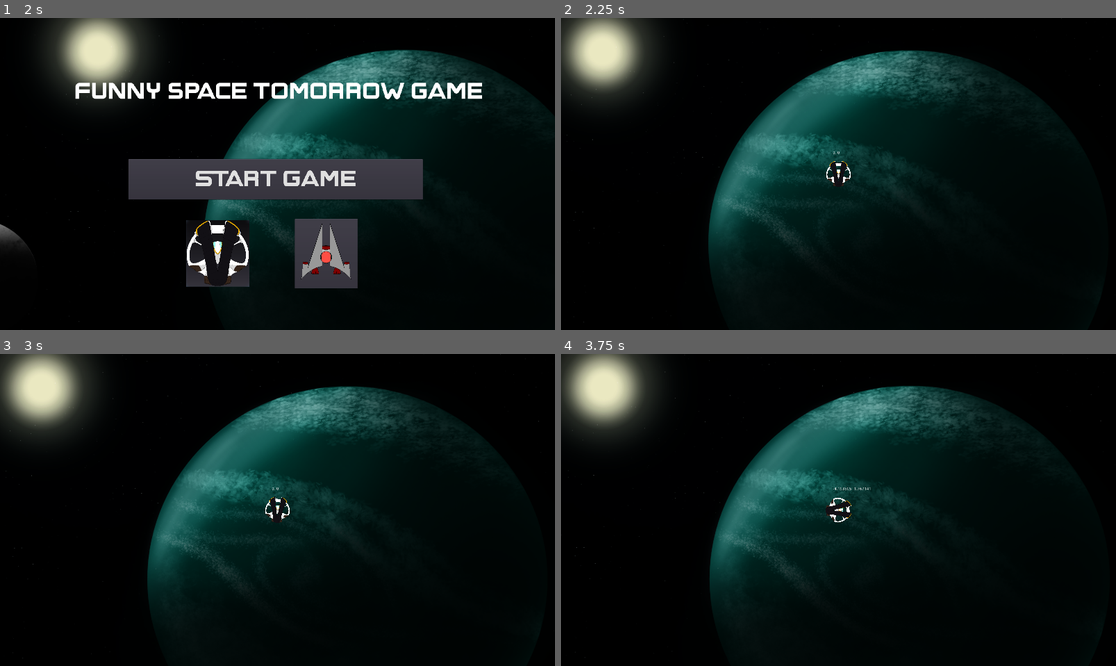
Above: before the commit, frames 1-4 (two rows, left to right).
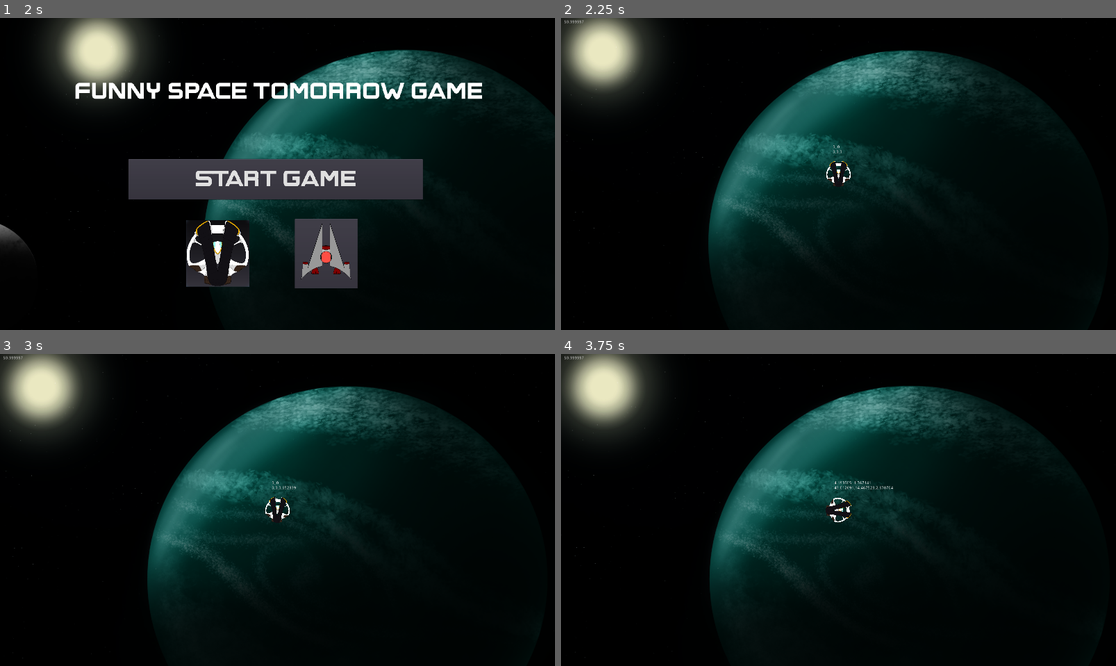
Above: after the commit, the same moments.

Repository: Muxed0/project_tomorrow
Game: Godot game, scene res://ui/main_menu/main_menu.tscn
The game is run twice, just before and just after one commit, with the same random seed, the same clock (stepped at 60 frames per second) and the same inputs.
Inputs (mouse positions are in pixels of both pictures, inside the frame that each line leads up to):
- Up to frame 1 (2 s): click (327, 255) at 0.5 s; click (216, 252) at 1.25 s
- Up to frame 2 (2.25 s): click "Start Game" at 2 s
- Up to frame 3 (3 s): tap Enter at 2.75 s; hold D (move_right) from 2.78 s (still down)
- Up to frame 4 (3.75 s): release D (move_right) at 3.53 s; hold S (move_down) from 3.53 s (still down)

Frame 1 is identical in both runs. In frame 2, less than 0.1% of the frame differs, in the area x 0-51%, y 0-44%; in frame 3, less than 0.1%; in frame 4, 0.1%, in the area x 0-60%, y 0-44%.

Commit message:
Centralized player scene, made ship selection do something

Diff:
--- a/game/entities/player/ship_data.gd
+++ b/game/entities/player/ship_data.gd
@@ -1,3 +1,6 @@
 extends Node
 
 var ship_type = 0
+
+var ship_position = Vector2(0,0)
+var ship_velocity = Vector3(0,0,0)
--- a/game/entities/player/ships/player_ship_1.gd
+++ b/game/entities/player/ships/player_ship.gd
@@ -1,4 +1,7 @@
 extends RigidBody2D
+
+var ship_data = 0
+var ship_texture = 0
 
 export var ENGINE_THRUST = 700
 export var RETRO_THRUST = 250
@@ -7,10 +10,28 @@
 var engine_burn = 0
 var retro_burn = 0
 var total_thrust = 0
+var spin = 0
+
+func _ready():
+	ship_data = get_node("/root/ShipData")
+
+	match ship_data.ship_type:
+		1:
+
+			ship_texture = load("res://entities/player/ships/Ship 1.png")
+		2:
+			ship_texture = load("res://entities/player/ships/ship02.png")
+	$ship_sprite.texture = ship_texture
 
 func _physics_process(delta):
 	total_thrust = engine_burn - retro_burn
 	applied_force = Vector2(total_thrust * sin(rotation), -total_thrust * cos(rotation))
+	applied_torque = TORQUE * spin
+
+	ship_data.ship_position = position
+	ship_data.ship_velocity = Vector3(linear_velocity.x,linear_velocity.y,angular_velocity)
+
+	$"../player_cam/debug_ui/physics_fps".text = str(1/delta)
 
 func _input(event):
 	if not event.is_echo():
@@ -23,10 +44,10 @@
 		elif event.is_action_released("move_down"):
 			retro_burn = 0
 		if event.is_action_pressed("move_left"):
-			applied_torque = -TORQUE
+			spin -= 1
 		elif event.is_action_released("move_left"):
-			applied_torque = 0
+			spin += 1
 		if event.is_action_pressed("move_right"):
-			applied_torque = TORQUE
+			spin += 1
 		elif event.is_action_released("move_right"):
-			applied_torque = 0
+			spin -= 1
--- a/game/entities/player/ships/player_ship_1.tscn
+++ b/game/entities/player/ships/player_ship.tscn
@@ -1,13 +1,13 @@
 [gd_scene load_steps=5 format=2]
 
-[ext_resource path="res://entities/player/ships/player_ship_1.gd" type="Script" id=1]
+[ext_resource path="res://entities/player/ships/player_ship.gd" type="Script" id=1]
 [ext_resource path="res://entities/player/ships/Ship 1.png" type="Texture" id=2]
 [ext_resource path="res://entities/vacuum_physics.tres" type="PhysicsMaterial" id=3]
 
 [sub_resource type="CircleShape2D" id=1]
 radius = 47.3983
 
-[node name="player_ship_1" type="RigidBody2D"]
+[node name="player_ship" type="RigidBody2D"]
 physics_material_override = ExtResource( 3 )
 gravity_scale = 0.0
 can_sleep = false
--- a/game/ui/force_arrow.gd
+++ b/game/ui/force_arrow.gd
@@ -3,7 +3,7 @@
 var scale_factor = 0
 
 func _process(delta):
-	scale_factor = $"../../player_ship_1".applied_force.length() / 1000.0
+	scale_factor = $"../../../player_ship".applied_force.length() / 1000.0
 	scale = Vector2(scale_factor, scale_factor)
 
-	rotation = $"../../player_ship_1".applied_force.angle() + PI/2
+	rotation = $"../../../player_ship".applied_force.angle() + PI/2
--- /dev/null
+++ b/game/ui/global_label.gd
@@ -0,0 +1,4 @@
+extends Label
+
+func _process(delta):
+	text = str($"/root/ShipData".ship_position.x) + ", " + str($"/root/ShipData".ship_position.y) + "\n" + str($"/root/ShipData".ship_velocity.x) + "," + str($"/root/ShipData".ship_velocity.y) + "," + str($"/root/ShipData".ship_velocity.z)
--- a/game/ui/main_menu/main_menu.gd
+++ b/game/ui/main_menu/main_menu.gd
@@ -6,10 +6,10 @@
 
 
 func _on_ship1_select_button_button_down():
-	$"/root/ShipData".ship_type = 1
+	$"/root/ShipData".ship_type = 2
 	$ship2_select_button.pressed = false
 
 
 func _on_ship2_select_button_button_down():
-	$"/root/ShipData".ship_type = 2
+	$"/root/ShipData".ship_type = 1
 	$ship1_select_button.pressed = false
--- a/game/ui/main_menu/main_menu.tscn
+++ b/game/ui/main_menu/main_menu.tscn
@@ -48,6 +48,9 @@
 rect_scale = Vector2( 0.2, 0.2 )
 toggle_mode = true
 icon = ExtResource( 5 )
+__meta__ = {
+"_edit_use_anchors_": false
+}
 
 [node name="ship2_select_button" type="Button" parent="."]
 margin_left = 644.0
--- a/game/ui/speed_arrow.gd
+++ b/game/ui/speed_arrow.gd
@@ -3,7 +3,7 @@
 var scale_factor = 0
 
 func _process(delta):
-	scale_factor = $"../../player_ship_1".linear_velocity.length() / 1000.0
+	scale_factor = $"../../../player_ship".linear_velocity.length() / 1000.0
 	scale = Vector2(scale_factor, scale_factor)
 
-	rotation = $"../../player_ship_1".linear_velocity.angle() + PI/2
+	rotation = $"../../../player_ship".linear_velocity.angle() + PI/2
--- a/game/world/battle/battle_stage_1.gd
+++ b/game/world/battle/battle_stage_1.gd
@@ -3,7 +3,7 @@
 var player_pos = Vector2(0,0)
 
 func _process(delta):
-	player_pos = $player_ship_1.position
+	player_pos = $player_ship.position
 	$player_cam.position = player_pos
 	#$background.position = player_pos
 
--- a/game/world/battle/battle_stage_1.tscn
+++ b/game/world/battle/battle_stage_1.tscn
@@ -1,13 +1,14 @@
-[gd_scene load_steps=10 format=2]
+[gd_scene load_steps=11 format=2]
 
 [ext_resource path="res://world/battle/background01.png" type="Texture" id=1]
-[ext_resource path="res://entities/player/ships/player_ship_1.tscn" type="PackedScene" id=2]
+[ext_resource path="res://entities/player/ships/player_ship.tscn" type="PackedScene" id=2]
 [ext_resource path="res://world/battle/battle_stage_1.gd" type="Script" id=3]
 [ext_resource path="res://world/battle/pos_label.gd" type="Script" id=4]
 [ext_resource path="res://ui/force_arrow.gd" type="Script" id=5]
 [ext_resource path="res://ui/arrow.png" type="Texture" id=6]
 [ext_resource path="res://world/battle/3d_cam.gd" type="Script" id=7]
 [ext_resource path="res://ui/speed_arrow.gd" type="Script" id=8]
+[ext_resource path="res://ui/global_label.gd" type="Script" id=9]
 
 [sub_resource type="CapsuleMesh" id=1]
 
@@ -34,7 +35,15 @@
 [node name="player_cam" type="Camera2D" parent="."]
 current = true
 
-[node name="pos_label" type="Label" parent="player_cam"]
+[node name="debug_ui" type="Control" parent="player_cam"]
+margin_right = 40.0
+margin_bottom = 40.0
+__meta__ = {
+"_edit_use_anchors_": false
+}
+
+[node name="pos_label" type="Label" parent="player_cam/debug_ui"]
+visible = false
 margin_left = -20.0226
 margin_top = -80.0904
 margin_right = 19.9774
@@ -44,13 +53,29 @@
 "_edit_use_anchors_": false
 }
 
-[node name="force_arrow" type="Sprite" parent="player_cam"]
+[node name="force_arrow" type="Sprite" parent="player_cam/debug_ui"]
 visible = false
 texture = ExtResource( 6 )
 script = ExtResource( 5 )
 
-[node name="speed_arrow" type="Sprite" parent="player_cam"]
+[node name="speed_arrow" type="Sprite" parent="player_cam/debug_ui"]
 texture = ExtResource( 6 )
 script = ExtResource( 8 )
 
-[node name="player_ship_1" parent="." instance=ExtResource( 2 )]
+[node name="physics_fps" type="Label" parent="player_cam/debug_ui"]
+margin_left = -949.037
+margin_top = -532.51
+margin_right = -909.037
+margin_bottom = -518.51
+__meta__ = {
+"_edit_use_anchors_": false
+}
+
+[node name="global_label" type="Label" parent="player_cam/debug_ui"]
+margin_left = -20.0
+margin_top = -100.0
+margin_right = 20.0
+margin_bottom = -86.0
+script = ExtResource( 9 )
+
+[node name="player_ship" parent="." instance=ExtResource( 2 )]
--- a/game/world/battle/pos_label.gd
+++ b/game/world/battle/pos_label.gd
@@ -1,4 +1,4 @@
 extends Label
 
 func _process(delta):
-	text = str($"../../player_ship_1".position.x) + ", " + str($"../../player_ship_1".position.y)
+	text = str($"../../../player_ship".position.x) + ", " + str($"../../../player_ship".position.y)
